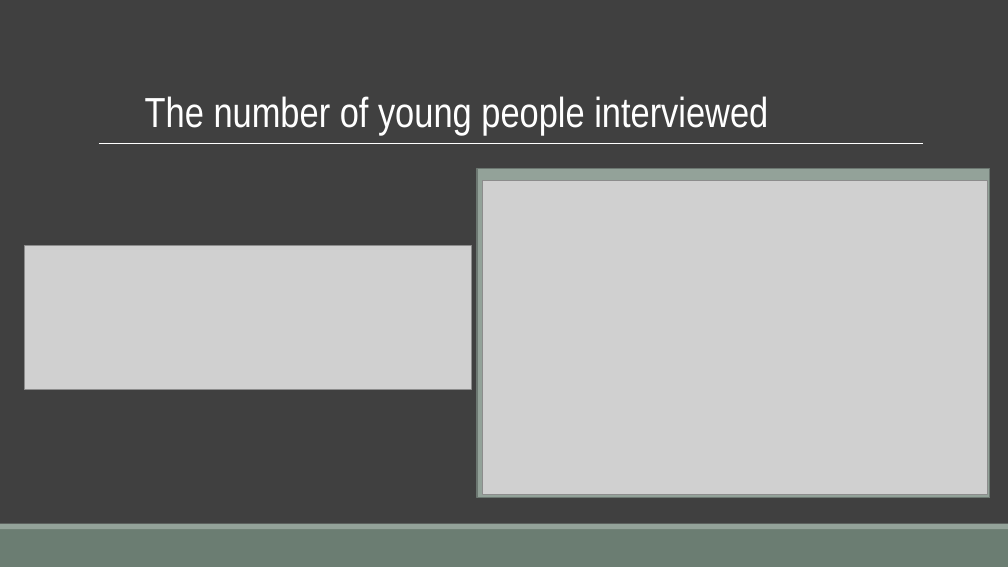
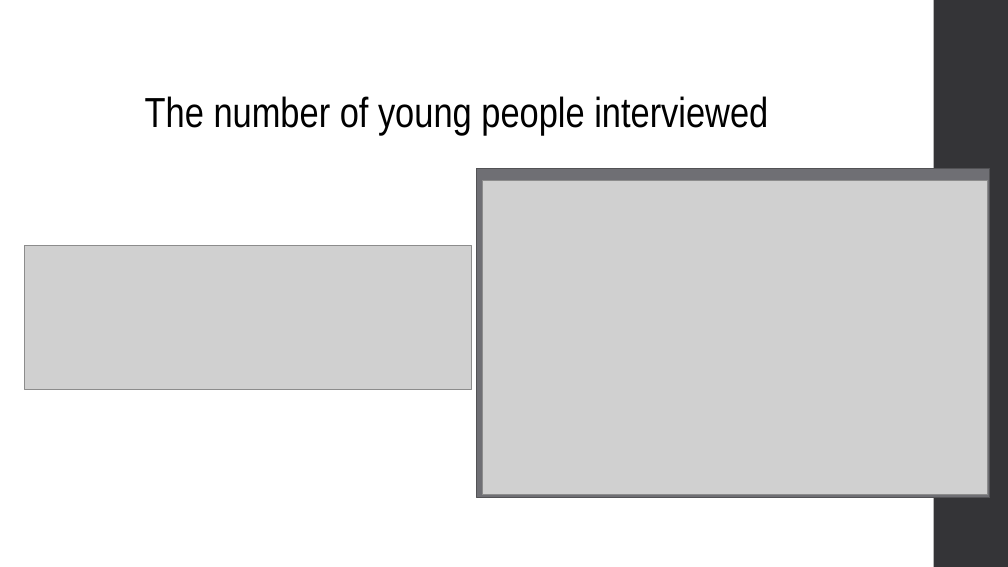
Before and after one commit to Maickery/Child_of_change, a slide deck: slide 9 of Result/Presentation.pptx. Drawn at 1008x567 pixels with LibreOffice and Linux fonts; fonts in the diff are those of the drawing; grey boxes stand for pictures. Boxes give left, top, right and bottom in pixels: in the first picture for what was removed or moved away, otherwise in the second. Text is boxed around its words. In the diff, an @@ line names an element or a change of style, - is before the commit and + after.

```diff
--- a/Result/Presentation.pptx
+++ b/Result/Presentation.pptx
@@ background #404040 to #FFFFFF @@
@@ rectangle added at [934,0,1008,567], fill #353537 @@
@@ text "The number of young people ..." at [145,96,768,134]: text colour #FFFFFF to #000000 @@
@@ line removed from (99, 144) to (923, 144) @@
@@ rectangle at [477,169,990,498]: fill #93A299 to #6F6F74; outline #6D7871 1.25 pt to #525256 1.1 pt @@
@@ rectangle removed at [0,529,1008,567] @@
@@ rectangle removed at [0,524,1008,529] @@
```
Also in this commit, not shown: 16 other slides changed, 5 other files.
